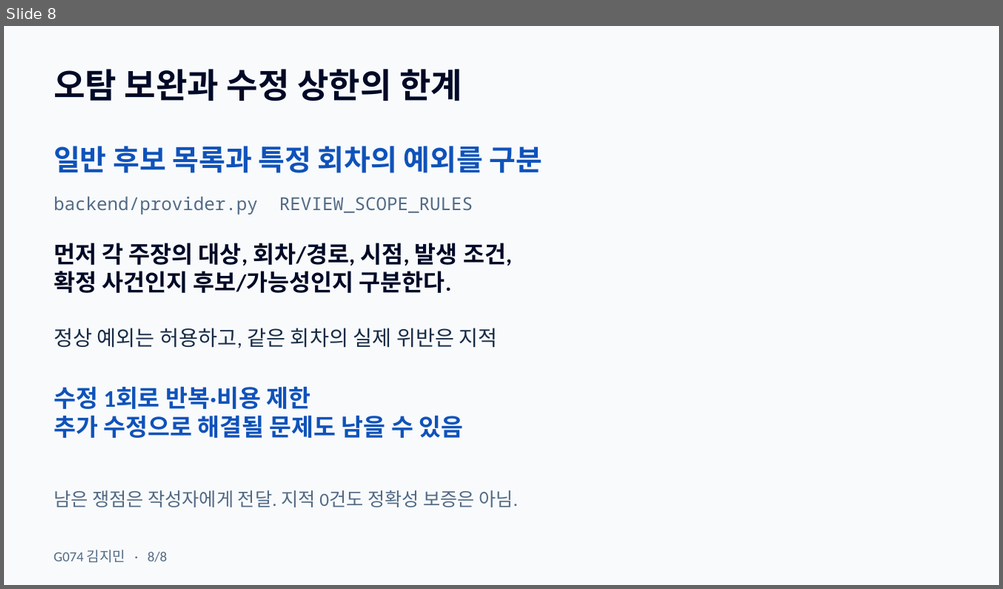
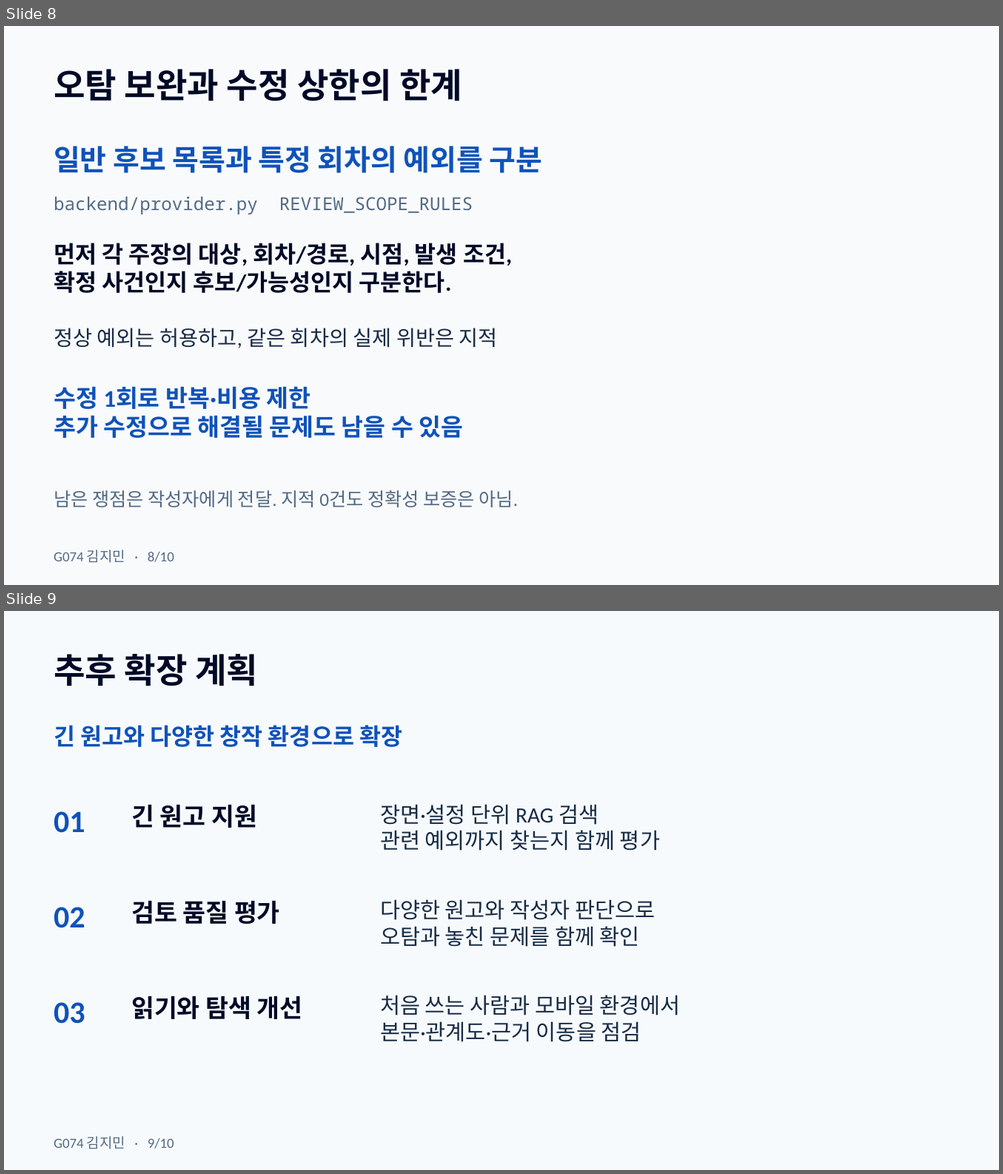
Before and after one commit to OMGimin/loreforge, a slide deck: docs/presentation/LoreForge-G074-KimJimin.pptx. Shown one above the other, each under a label of ours: slide 8 before the commit, slides 8 and 9 after it. The pictures are 1003x589 and 1003x1174 pixels, drawn with LibreOffice and Linux fonts; fonts in the diff are those of the drawing. Boxes give left, top, right and bottom in pixels: in the first picture for what was removed or moved away, otherwise in the second. Text is boxed around its words. In the diff, an @@ line names an element or a change of style, - is before the commit and + after.

Commit message:
docs(presentation): add expansion plans and closing thanks
변경 내용
- 기존 README의 개선 방향을 바탕으로 긴 원고 RAG, 검토 품질 평가, 읽기·탐색 개선을 설명하는 확장 계획 장을 추가했다.
- 들어주셔서 감사합니다 문구와 발표자 정보를 담은 마지막 장을 추가했다.
- 10장 구성의 페이지 번호·대본·발표자 노트를 맞추고 후반 설명을 줄여 4분 45초 목표를 유지했다.

변경 이유
- 발표를 현재 구현의 한계에서 끝내지 않고 이후 계획과 감사 인사로 마무리하기 위한 사용자 요청을 반영했다.
- 확장 계획은 완료 기능과 구분하고 기존 2분 주제·결과 및 3분 이내 기술 설명 구성을 보존했다.

검증
- finalize-closing.mjs: 10장 PPTX 무결성·레이아웃·폰트·재가져오기 검사 통과, 발견 사항 0건.
- check-closing.py: 전체 대본과 노트 일치, 기존 8장 본문 렌더 동일성, 삭제 요청 문구 부재, 문서 링크 확인.
- 추가 2장을 렌더로 확인하고 git diff --check를 통과했다.
- 목표 시간은 285초이며 실제 낭독 시간은 측정하지 않았다.

```diff
--- a/docs/presentation/LoreForge-G074-KimJimin.pptx
+++ b/docs/presentation/LoreForge-G074-KimJimin.pptx
@@ slide 9 added at box(4, 611, 999, 1170), background #F7FAFD @@
@@ text added at box(54, 654, 258, 686), 33 pt, text #000926, bold @@
+추후 확장 계획
@@ text added at box(54, 725, 402, 747), 22.5 pt, text #0F52BA, bold @@
+긴 원고와 다양한 창작 환경으로 확장
@@ text added at box(131, 805, 257, 828), 24 pt, text #000926, bold @@
+긴 원고 지원
@@ text added at box(380, 804, 660, 851), 21 pt, text #172B45 @@
+장면·설정 단위 RAG 검색
+관련 예외까지 찾는지 함께 평가
@@ text added at box(54, 812, 85, 833), 30 pt, text #0F52BA, bold @@
+01
@@ text added at box(54, 907, 85, 928), 30 pt, text #0F52BA, bold @@
+02
@@ text added at box(131, 900, 280, 924), 24 pt, text #000926, bold @@
+검토 품질 평가
@@ text added at box(380, 900, 654, 947), 21 pt, text #172B45 @@
+다양한 원고와 작성자 판단으로
+오탐과 놓친 문제를 함께 확인
@@ text added at box(54, 1002, 85, 1024), 30 pt, text #0F52BA, bold @@
+03
@@ text added at box(131, 997, 303, 1019), 24 pt, text #000926, bold @@
+읽기와 탐색 개선
@@ text added at box(380, 995, 680, 1042), 21 pt, text #172B45 @@
+처음 쓰는 사람과 모바일 환경에서
+본문·관계도·근거 이동을 점검
@@ text added at box(54, 1136, 174, 1150), 13.5 pt, text #526A84 @@
+G074 김지민 · 9/10
@@ slide 8 changed as well @@
@@ text at box(54, 550, 174, 563): text changed @@
-G074 김지민 · 8/8
+G074 김지민 · 8/10
```
Also in this commit, not shown: 7 other slides changed, 1 other slide added, 1 other file.
